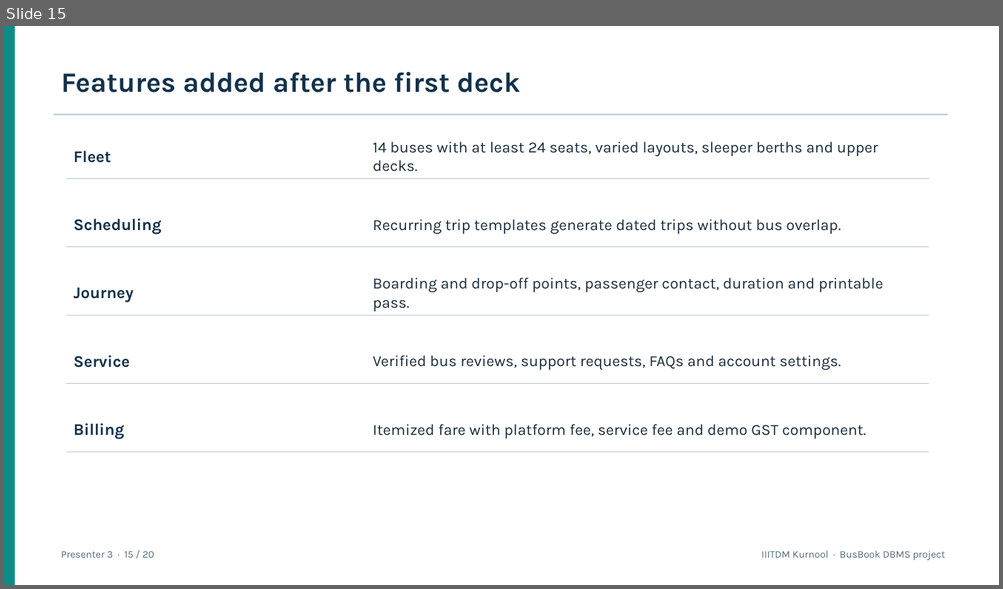
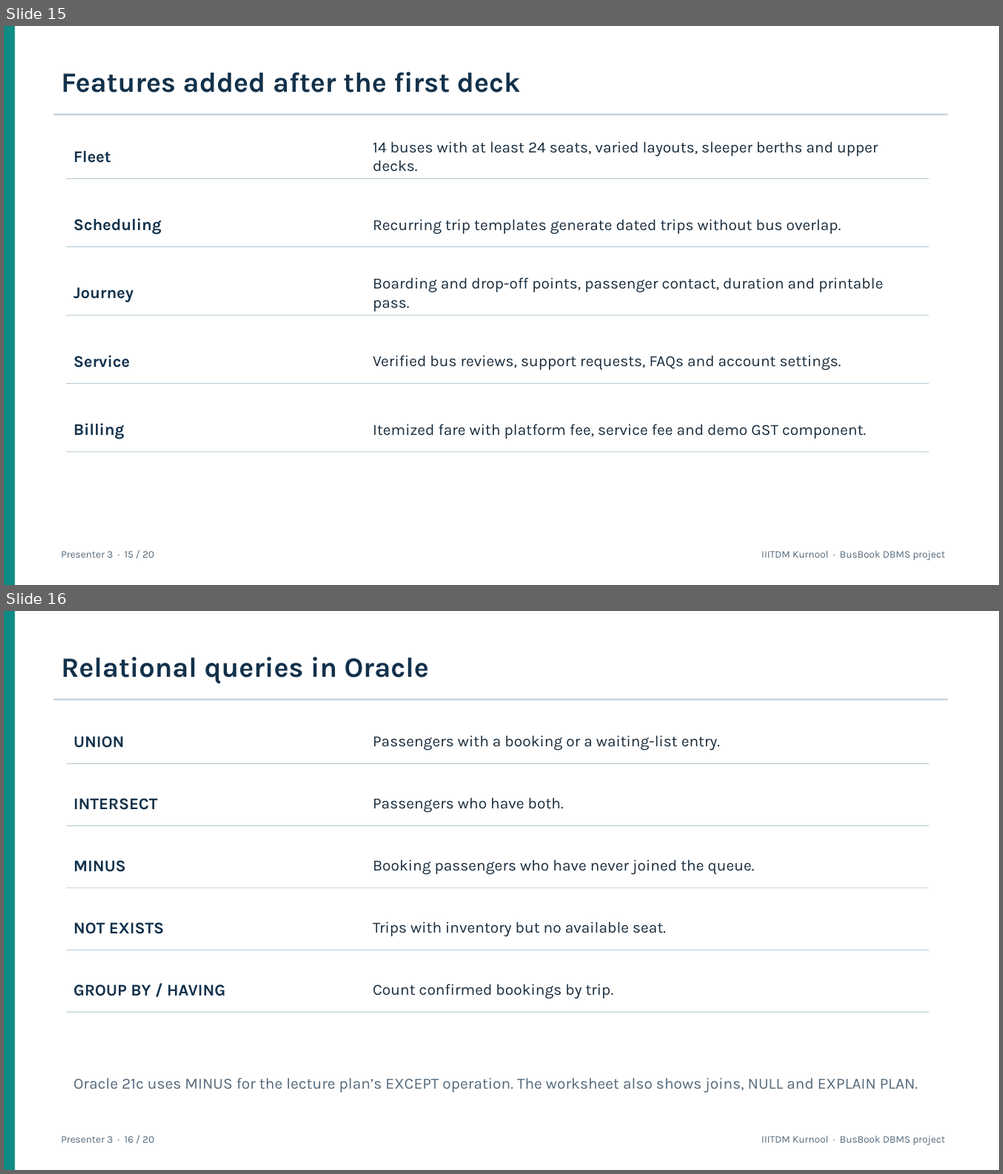
Before and after one commit to karthik-goud227/bus-ticket-booking-system, a slide deck: docs/BusBook_DBMS_Presentation_Updated.pptx. Shown one above the other, each under a label of ours: slide 15 before the commit, slides 15 and 16 after it. The pictures are 1003x589 and 1003x1174 pixels, drawn with LibreOffice and Linux fonts; fonts in the diff are those of the drawing. Boxes give left, top, right and bottom in pixels: in the first picture for what was removed or moved away, otherwise in the second. Text is boxed around its words. In the diff, an @@ line names an element or a change of style, - is before the commit and + after.

Commit message:
Expand course concepts in DBMS presentation

```diff
--- a/docs/BusBook_DBMS_Presentation_Updated.pptx
+++ b/docs/BusBook_DBMS_Presentation_Updated.pptx
@@ slide 16 added at [4, 611, 999, 1170], background #FFFFFF @@
@@ rectangle added at [4, 611, 15, 1170], fill #0F8B85 @@
@@ text added at [61, 657, 429, 684], 27 pt, text #12314B, bold @@
+Relational queries in Oracle
@@ rectangle added at [54, 699, 948, 701], fill #B8CBD7 @@
@@ text added at [74, 736, 124, 748], 15.8 pt, text #12314B, bold @@
+UNION
@@ text added at [373, 735, 720, 750], 15 pt, text #192C3C @@
+Passengers with a booking or a waiting-list entry.
@@ rectangle added at [66, 763, 928, 764], fill #B8CBD7 @@
@@ text added at [74, 798, 158, 810], 15.8 pt, text #12314B, bold @@
+INTERSECT
@@ text added at [373, 797, 563, 812], 15 pt, text #192C3C @@
+Passengers who have both.
@@ rectangle added at [66, 826, 928, 826], fill #B8CBD7 @@
@@ text added at [74, 860, 126, 872], 15.8 pt, text #12314B, bold @@
+MINUS
@@ text added at [373, 860, 754, 874], 15 pt, text #192C3C @@
+Booking passengers who have never joined the queue.
@@ rectangle added at [66, 888, 928, 889], fill #B8CBD7 @@
@@ text added at [74, 923, 164, 934], 15.8 pt, text #12314B, bold @@
+NOT EXISTS
@@ text added at [373, 922, 666, 937], 15 pt, text #192C3C @@
+Trips with inventory but no available seat.
@@ rectangle added at [66, 950, 928, 951], fill #B8CBD7 @@
@@ text added at [74, 985, 225, 997], 15.8 pt, text #12314B, bold @@
+GROUP BY / HAVING
@@ text added at [373, 984, 614, 999], 15 pt, text #192C3C @@
+Count confirmed bookings by trip.
@@ rectangle added at [66, 1012, 928, 1013], fill #B8CBD7 @@
@@ text added at [74, 1078, 918, 1093], 15 pt, text #53697B @@
+Oracle 21c uses MINUS for the lecture plan’s EXCEPT operation. The worksheet also shows joins, NULL and EXPLAIN PLAN.
@@ text added at [61, 1136, 154, 1143], 9.8 pt, text #53697B @@
+Presenter 3 · 16 / 20
@@ text added at [761, 1136, 945, 1146], 9.8 pt, text #53697B @@
+IIITDM Kurnool · BusBook DBMS project
```
Also in this commit, not shown: 2 slides changed, 1 other slide added, 2 slides removed.
